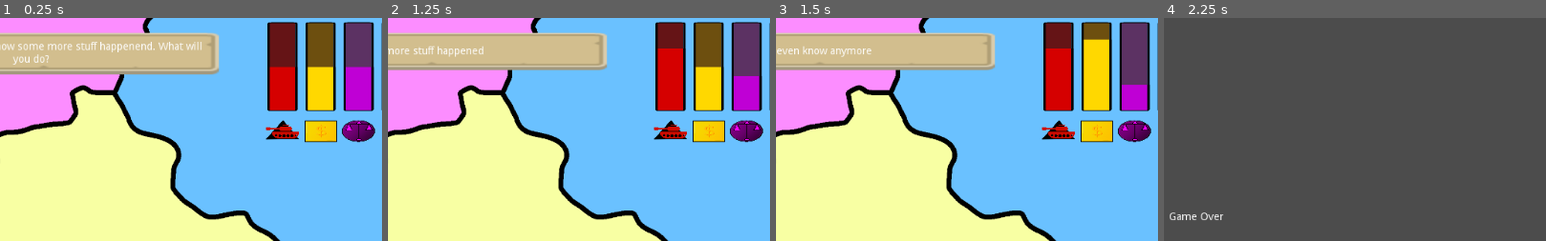
Above: before the commit, frames 1-4 (left to right).
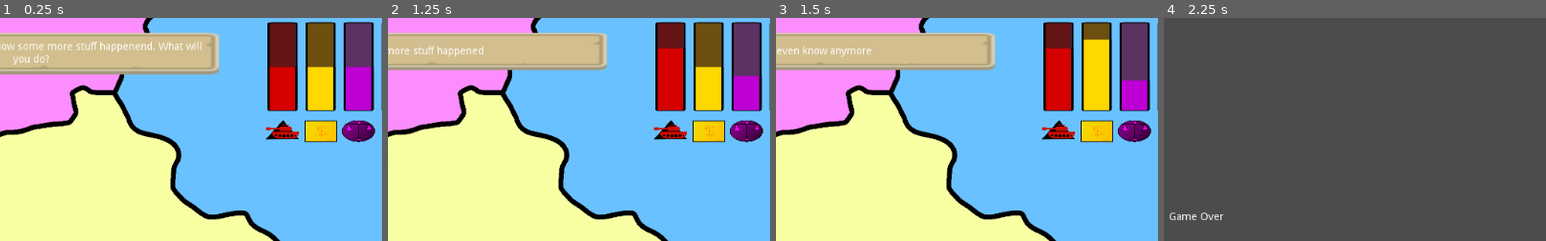
Above: after the commit, the same moments.

Repository: dsg-jam/LD49
Game: Godot game, scene res://scenes/overview.tscn
Same seed, same stepped clock (60 frames per second), same inputs: the game is played once before the commit and once after it.
Inputs:
- Up to frame 1 (0.25 s): no input
- Up to frame 2 (1.25 s): click "Let's just literally kill eve…" at 0.5 s
- Up to frame 3 (1.5 s): click "Ignore it" at 1.25 s
- Up to frame 4 (2.25 s): click "Take the blame" at 2 s
The pictures show only the part of the screen within x 46-96%, y 0-50%; the shares and areas given below are measured in that part.

Frames 1-2 are identical in both runs. In frame 3, 0.1% of the frame differs, in the area x 90-98%, y 27-30%; in frame 4, nothing differs.
Error before the commit: Assertion failed: ran out of days (res://scripts/manager.gd:66)
Error after the commit: Assertion failed: ran out of days (res://scripts/manager.gd:67)

Commit message:
send eod events to overview

Diff:
--- a/scripts/db/days.gd
+++ b/scripts/db/days.gd
@@ -1,6 +1,6 @@
 const DAY1_RAW := {
 	"decisions": [1, 2],
-	"eod_events": [],
+	"eod_events": [4],
 }
 
 const DAY2_RAW := {
--- a/scripts/events/database.gd
+++ b/scripts/events/database.gd
@@ -60,3 +60,10 @@
 			assert(dependency != null, "required gid not found")
 			if requirement.chosen_option_id:
 				assert(dependency.has_option_with_id(requirement.chosen_option_id), "required decision doesn't have the requested option")
+
+	# make sure gids referenced in day have the correct type
+	for day in self._days:
+		for gid in day.decision_gids:
+			assert(self._events[gid] is LGameDecision, "gid doesn't belong to a decision event")
+		for gid in day.eod_event_gids:
+			assert(self._events[gid] is LGameEodEvent, "gid doesn't belong to a end-of-day event")
--- a/scripts/manager.gd
+++ b/scripts/manager.gd
@@ -2,6 +2,7 @@
 
 signal value_changed
 signal decision_started(decision)
+signal eod_event_started(event)
 signal day_changed(day)
 
 # String -> int
@@ -94,7 +95,11 @@
 	var event := EventDatabase.get_event_from_gid(gid)
 	if event is LGameDecision:
 		emit_signal("decision_started", event)
+	elif event is LGameEodEvent:
+		emit_signal("eod_event_started", event)
+	else:
+		push_error("event with unrecognized type: %s" % event)
 
-func finish_decision(decision: LGameDecision) -> void:
-	self.run_event(decision)
+func finish_event(event: LGameEvent) -> void:
+	self.run_event(event)
 	self.next_round()
--- a/scripts/overview.gd
+++ b/scripts/overview.gd
@@ -5,6 +5,8 @@
 
 func _ready() -> void:
 	var err := Manager.connect("decision_started", self, "_on_decision_started")
+	assert(err == OK)
+	err = Manager.connect("eod_event_started", self, "_on_eod_event_started")
 	assert(err == OK)
 	err = Manager.connect("day_changed", self, "_on_day_changed")
 	assert(err == OK)
@@ -14,9 +16,13 @@
 func _on_decision_started(p_decision: LGameDecision) -> void:
 	decision.setup(p_decision)
 
+func _on_eod_event_started(event: LGameEodEvent) -> void:
+	print("WE NEED TO DISPLAY THIS EVENT TO THE USER: ", event)
+	Manager.finish_event(event)
+
 func _on_day_changed(day: int) -> void:
 	day_label.text = "DAY %d" % (day + 1)
 
 func _on_Decision_selected(p_decision: LGameDecision) -> void:
 	decision.visible = false
-	Manager.finish_decision(p_decision)
+	Manager.finish_event(p_decision)
